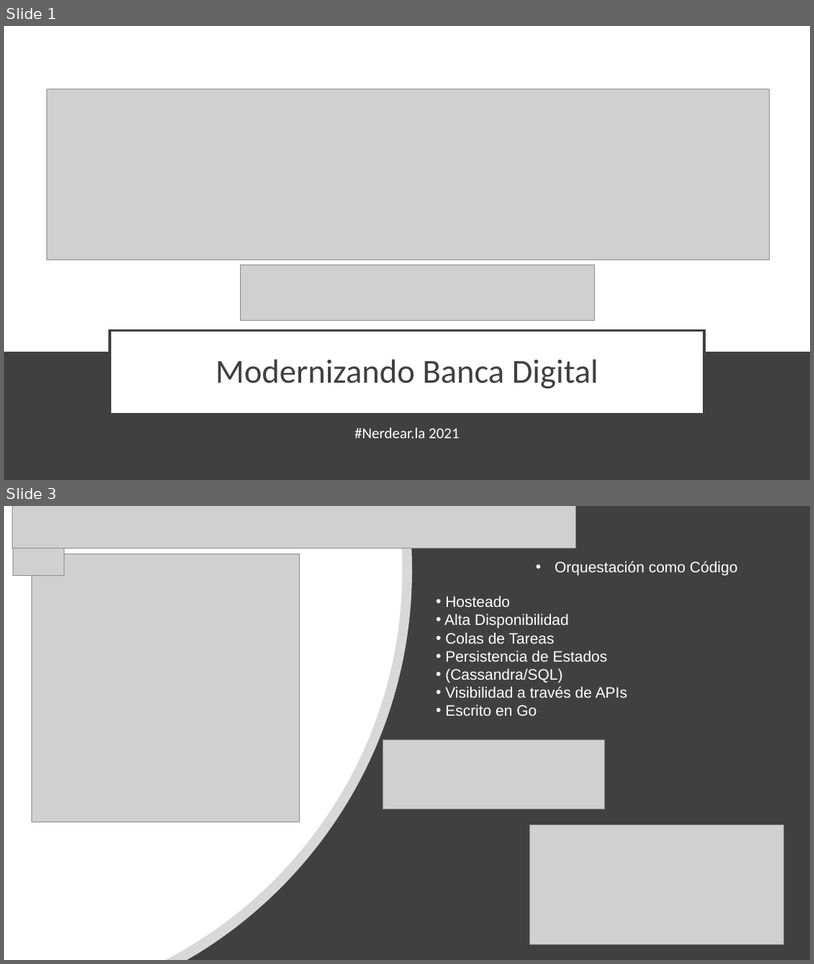
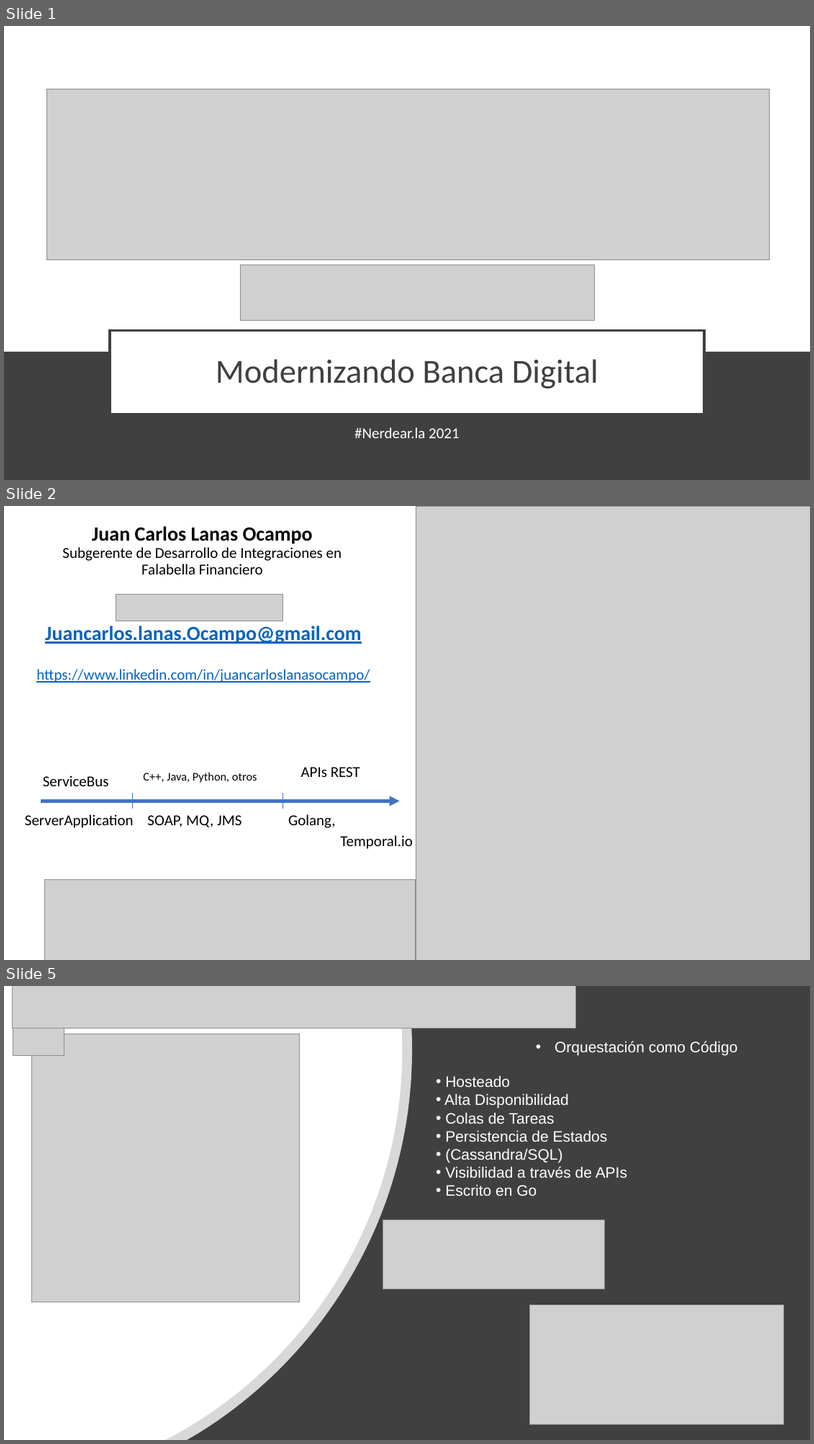
Before and after one commit to jclanas2019/temporal-io-workshop-2021, a slide deck: Nerdearla2021.pptx. Shown one above the other, each under a label of ours: slides 1 and 3 before the commit, slides 1, 2 and 5 after it; the slides between them are not shown. The pictures are 814x964 and 814x1444 pixels, drawn with LibreOffice and Linux fonts; fonts in the diff are those of the drawing; grey boxes stand for pictures. Boxes give left, top, right and bottom in pixels: in the first picture for what was removed or moved away, otherwise in the second. Text is boxed around its words. In the diff, an @@ line names an element or a change of style, - is before the commit and + after.

```diff
--- a/Nerdearla2021.pptx
+++ b/Nerdearla2021.pptx
@@ slide 2 added at (4, 506, 810, 960), background #FFFFFF @@
@@ title added at (62, 526, 342, 574), 18 pt, text #000000 @@
+Juan Carlos Lanas Ocampo
+Subgerente de Desarrollo de Integraciones en Falabella Financiero
@@ picture added at (416, 506, 810, 960) @@
@@ picture added at (116, 595, 283, 620) @@
@@ text added at (36, 626, 370, 682), 18 pt, text #0563C1, underline @@
+Juancarlos.lanas.Ocampo@gmail.com
+https://www.linkedin.com/in/juancarloslanasocampo/
@@ text added at (43, 775, 109, 786), 18 pt, text #000000 @@
+ServiceBus
@@ text added at (143, 772, 257, 782), 14 pt, text #000000 @@
+C++, Java, Python, otros
@@ text added at (301, 767, 360, 777), 18 pt, text #000000 @@
+APIs REST
@@ arrow added from (41, 800) to (399, 800), #4472C4 4 pt @@
@@ line added from (132, 793) to (132, 808), #4472C4 0.5 pt @@
@@ line added from (283, 793) to (283, 808), #4472C4 0.5 pt @@
@@ text added at (25, 814, 134, 828), 18 pt, text #000000 @@
+ServerApplication
@@ text added at (147, 815, 242, 827), 18 pt, text #000000 @@
+SOAP, MQ, JMS
@@ text added at (288, 814, 336, 828), 18 pt, text #000000 @@
+Golang,
@@ text added at (340, 835, 413, 849), 18 pt, text #000000 @@
+Temporal.io
@@ picture added at (44, 879, 416, 960) @@
@@ what was slide 3 is now slide 5 @@
```
Also in this commit, not shown: 1 slide changed, 7 other slides added.
